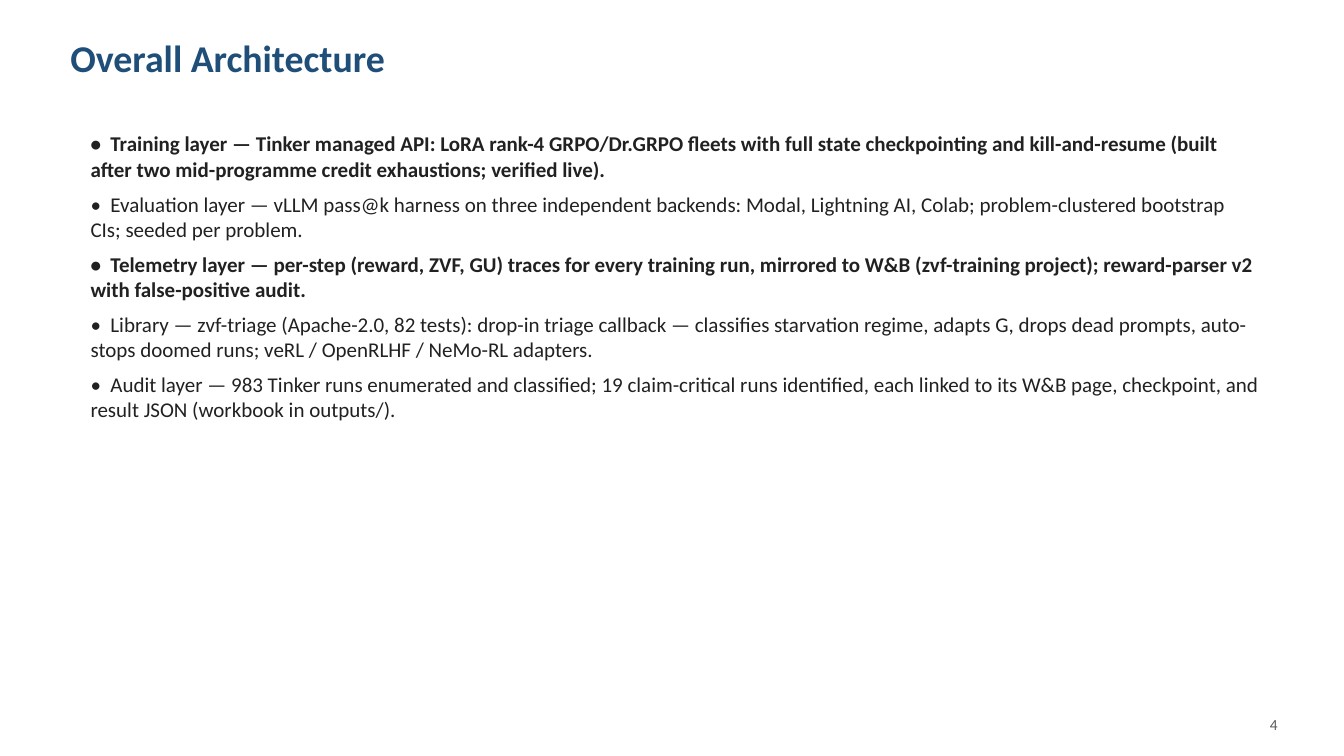
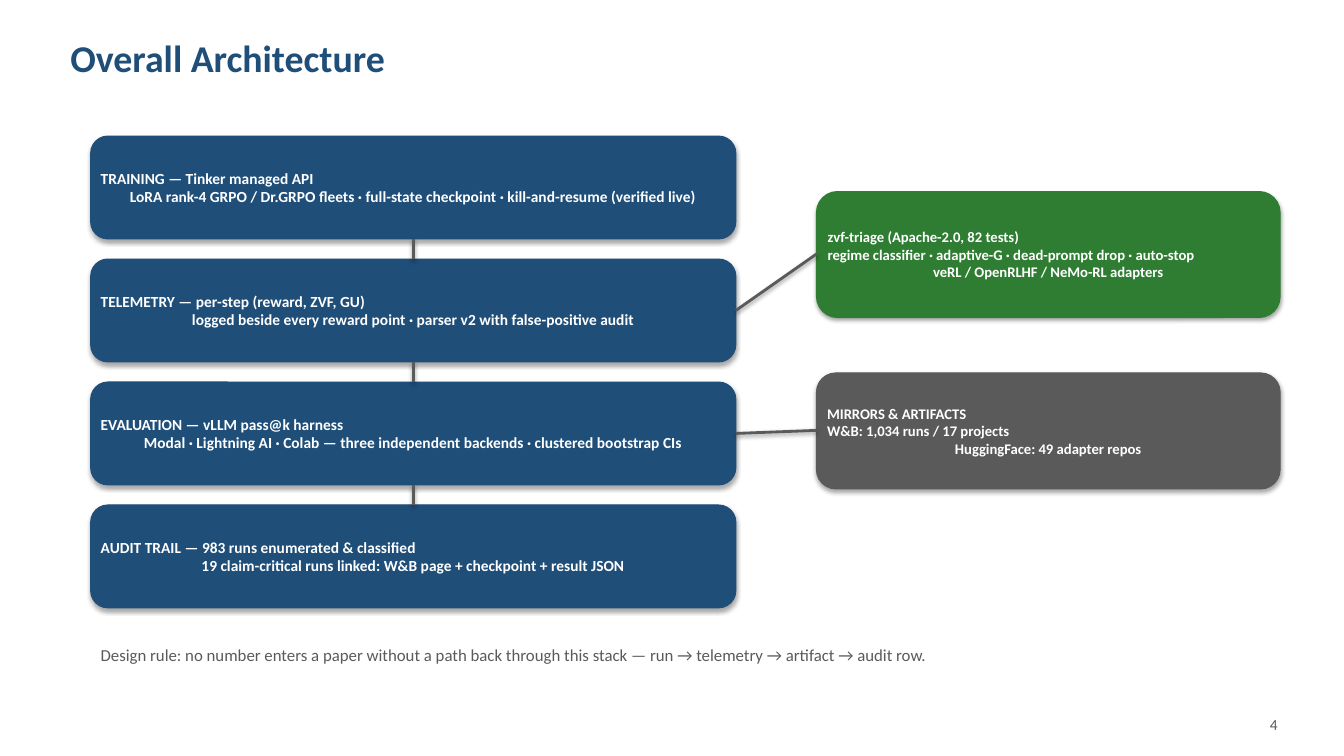
Before and after one commit to arvindcr4/tinker-rl-lab, a slide deck: slide 4 of outputs/PESU_MTech_Phase1_Session1_Review_ArvindCR.pptx. Drawn at 1344x756 pixels with LibreOffice and Linux fonts; fonts in the diff are those of the drawing. Boxes give left, top, right and bottom in pixels: in the first picture for what was removed or moved away, otherwise in the second. Text is boxed around its words. In the diff, an @@ line names an element or a change of style, - is before the commit and + after.

Commit message:
feat(deck): add diagrams — mechanism, architecture, U-shape kernel, budget trajectories
- Slide 2: native-shapes mechanism diagram — a contrast group (1,0,1,0 ->
  advantages +/-0.5, gradient flows) vs an all-correct group (1,1,1,1 ->
  advantages all zero) with the silent-failure punchline.
- Slide 4: layered architecture diagram (Training -> Telemetry ->
  Evaluation -> Audit pipeline with zvf-triage and W&B/HF mirror boxes)
  replacing the bullet wall; design-rule footer.
- Slide 7: U-shape kernel h_G(p) plot (matplotlib, regenerated on every
  build into outputs/deck_assets/).
- Slide 8: matched-budget trajectory schematic mirroring the corrected
  thesis Fig 4.1 (G=2 reward->1.0 as ZVF climbs into the wall; G=16
  mid-learning, ZVF low; signal-gone marker at 0.72).
Build now needs matplotlib: uv run --with python-pptx,matplotlib.

```diff
--- a/outputs/PESU_MTech_Phase1_Session1_Review_ArvindCR.pptx
+++ b/outputs/PESU_MTech_Phase1_Session1_Review_ArvindCR.pptx
@@ text removed at [91, 135, 1258, 421] @@
-• Training layer — Tinker managed API: LoRA rank-4 GRPO/Dr.GRPO fleets with full state checkpointing and kill-and-resume (built after two mid-programme credit exhaustions; verified live).
-• Evaluation layer — vLLM pass@k harness on three independent backends: Modal, Lightning AI, Colab; problem-clustered bootstrap CIs; seeded per problem.
-• Telemetry layer — per-step (reward, ZVF, GU) traces for every training run, mirrored to W&B (zvf-training project); reward-parser v2 with false-positive audit.
-• Library — zvf-triage (Apache-2.0, 82 tests): drop-in triage callback — classifies starvation regime, adapts G, drops dead prompts, auto-stops doomed runs; veRL / OpenRLHF / NeMo-RL adapters.
-• Audit layer — 983 Tinker runs enumerated and classified; 19 claim-critical runs identified, each linked to its W&B page, checkpoint, and result JSON (workbook in outputs/).
@@ rounded rectangle added at [91, 136, 736, 239], fill #1F4E79, outline #1F4E79 0.75 pt, 11 pt, text #FFFFFF, bold @@
+TRAINING — Tinker managed API
+LoRA rank-4 GRPO / Dr.GRPO fleets · full-state checkpoint · kill-and-resume (verified live)
@@ rounded rectangle added at [817, 192, 1280, 318], fill #2E7D32, outline #2E7D32 0.75 pt, 10.5 pt, text #FFFFFF, bold @@
+zvf-triage (Apache-2.0, 82 tests)
+regime classifier · adaptive-G · dead-prompt drop · auto-stop
+veRL / OpenRLHF / NeMo-RL adapters
@@ line added from (413, 239) to (413, 259), #5A5A5A 2 pt @@
@@ rounded rectangle added at [91, 259, 736, 362], fill #1F4E79, outline #1F4E79 0.75 pt, 11 pt, text #FFFFFF, bold @@
+TELEMETRY — per-step (reward, ZVF, GU)
+logged beside every reward point · parser v2 with false-positive audit
@@ line added from (736, 311) to (817, 254), #5A5A5A 2 pt @@
@@ rounded rectangle added at [91, 382, 736, 485], fill #1F4E79, outline #1F4E79 0.75 pt, 11 pt, text #FFFFFF, bold @@
+EVALUATION — vLLM pass@k harness
+Modal · Lightning AI · Colab — three independent backends · clustered bootstrap CIs
@@ line added from (413, 362) to (413, 382), #5A5A5A 2 pt @@
@@ rounded rectangle added at [817, 373, 1280, 489], fill #5A5A5A, outline #5A5A5A 0.75 pt, 10.5 pt, text #FFFFFF, bold @@
+MIRRORS & ARTIFACTS
+W&B: 1,034 runs / 17 projects
+HuggingFace: 49 adapter repos
@@ line added from (736, 434) to (817, 431), #5A5A5A 2 pt @@
@@ rounded rectangle added at [91, 505, 736, 608], fill #1F4E79, outline #1F4E79 0.75 pt, 11 pt, text #FFFFFF, bold @@
+AUDIT TRAIL — 983 runs enumerated & classified
+19 claim-critical runs linked: W&B page + checkpoint + result JSON
@@ line added from (413, 485) to (413, 505), #5A5A5A 2 pt @@
@@ text added at [101, 649, 925, 664], 12 pt, text #5A5A5A @@
+Design rule: no number enters a paper without a path back through this stack — run → telemetry → artifact → audit row.
```
Also in this commit, not shown: 3 other slides changed, 3 other files.
